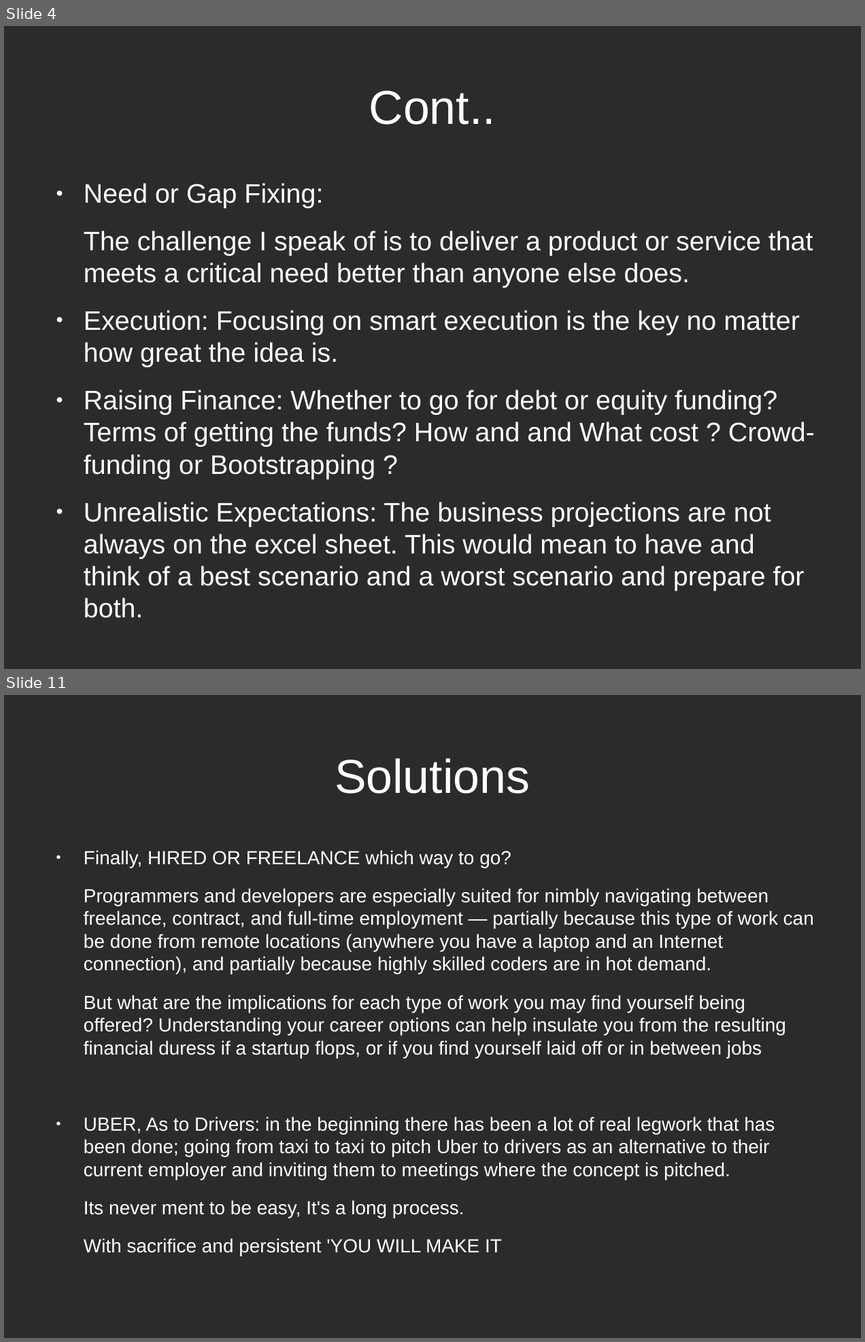
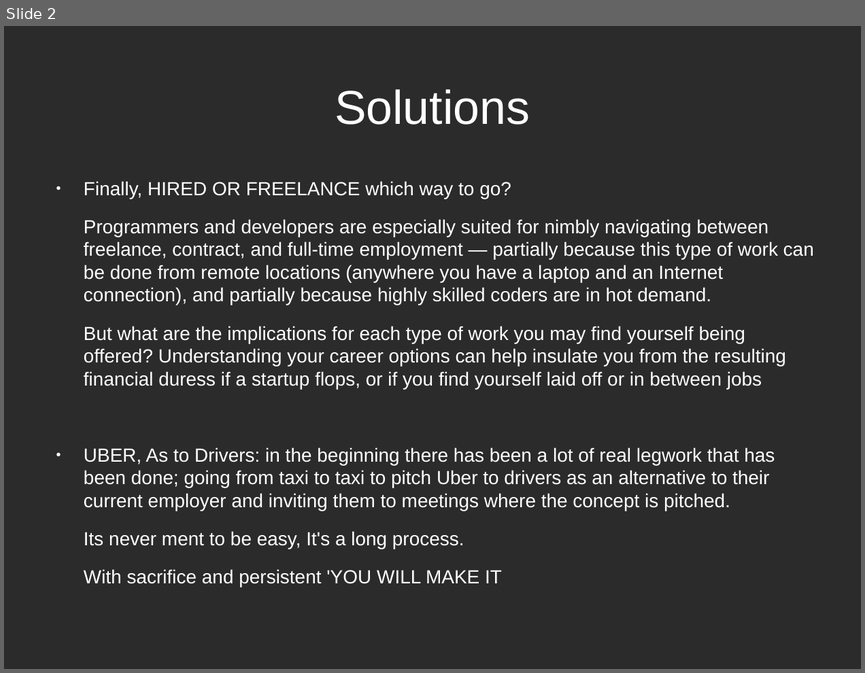
Before and after one commit to gitalry/Yusudd, a slide deck: bots.odp. Shown one above the other, each under a label of ours: slides 4 and 11 before the commit, slide 2 after it; the slides between them are not shown. The pictures are 865x1342 and 865x673 pixels, drawn with LibreOffice and Linux fonts; fonts in the diff are those of the drawing; background and template pictures are left out; a plain dark background stands for a picture behind light text. Boxes give left, top, right and bottom in pixels: in the first picture for what was removed or moved away, otherwise in the second. Text is boxed around its words. In the diff, an @@ line names an element or a change of style, - is before the commit and + after.

```diff
--- a/bots.odp
+++ b/bots.odp
@@ slide 4 removed at box(4, 26, 861, 669), background picture (left out) @@
@@ title removed at box(369, 91, 496, 125) @@
-Cont..
@@ text removed at box(84, 183, 815, 618) @@
-● Need or Gap Fixing:
-The challenge I speak of is to deliver a product or service that meets a critical need better than anyone else does.
-● Execution: Focusing on smart execution is the key no matter how great the idea is.
-● Raising Finance: Whether to go for debt or equity funding? Terms of getting the funds? How and and What cost ? Crowd-funding or Bootstrapping ?
-● Unrealistic Expectations: The business projections are not always on the excel sheet. This would mean to have and think of a best scenario and a worst scenario and prepare for both.
@@ what was slide 11 is now slide 2 @@
```
Also in this commit, not shown: 1 slide changed, 8 other slides removed, 1 other file.
